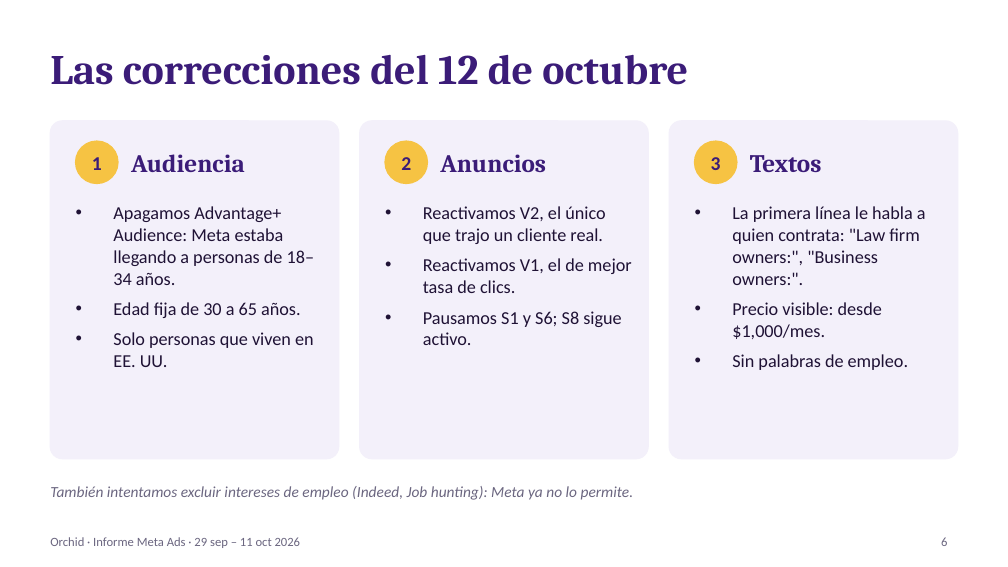
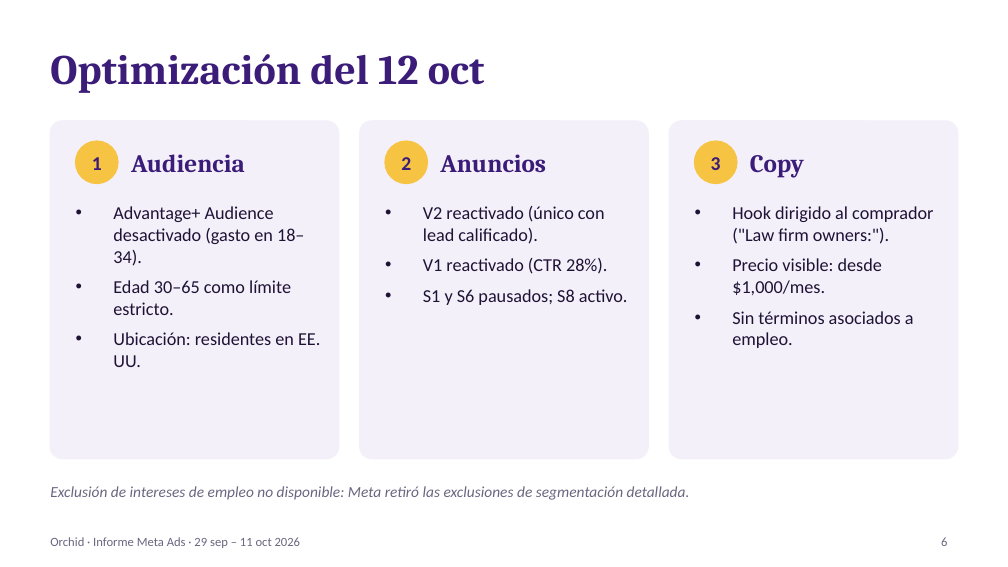
Before and after one commit to manlizard-sys/MetaADS2026, a slide deck: slide 6 of build/reports/informes/Informe_Meta_Ads_Orchid_2026-10-12.pptx. Drawn at 1008x567 pixels with LibreOffice and Linux fonts; fonts in the diff are those of the drawing. Boxes give left, top, right and bottom in pixels: in the first picture for what was removed or moved away, otherwise in the second. Text is boxed around its words. In the diff, an @@ line names an element or a change of style, - is before the commit and + after.

```diff
--- a/build/reports/informes/Informe_Meta_Ads_Orchid_2026-10-12.pptx
+++ b/build/reports/informes/Informe_Meta_Ads_Orchid_2026-10-12.pptx
@@ title at (x1=50, y1=54, x2=484, y2=93): text changed @@
-Las correcciones del 12 de octubre
+Optimización del 12 oct
@@ text at (x1=750, y1=155, x2=804, y2=178): text changed @@
-Textos
+Copy
@@ text at (x1=113, y1=206, x2=320, y2=367): text changed @@
-• Apagamos Advantage+ Audience: Meta estaba llegando a personas de 18–34 años.
-• Edad fija de 30 a 65 años.
-• Solo personas que viven en EE. UU.
+• Advantage+ Audience desactivado (gasto en 18–34).
+• Edad 30–65 como límite estricto.
+• Ubicación: residentes en EE. UU.
@@ text at (x1=423, y1=206, x2=628, y2=305): text changed @@
-• Reactivamos V2, el único que trajo un cliente real.
-• Reactivamos V1, el de mejor tasa de clics.
-• Pausamos S1 y S6; S8 sigue activo.
+• V2 reactivado (único con lead calificado).
+• V1 reactivado (CTR 28%).
+• S1 y S6 pausados; S8 activo.
@@ text at (x1=732, y1=206, x2=933, y2=244): text changed @@
-• La primera línea le habla a quien contrata: "Law firm owners:", "Business owners:".
+• Hook dirigido al comprador ("Law firm owners:").
@@ text at (x1=732, y1=311, x2=914, y2=348): text changed @@
-• Sin palabras de empleo.
+• Sin términos asociados a empleo.
@@ text at (x1=50, y1=486, x2=690, y2=500): text changed @@
-También intentamos excluir intereses de empleo (Indeed, Job hunting): Meta ya no lo permite.
+Exclusión de intereses de empleo no disponible: Meta retiró las exclusiones de segmentación detallada.
```
Also in this commit, not shown: 11 other slides changed, 1 other file.
